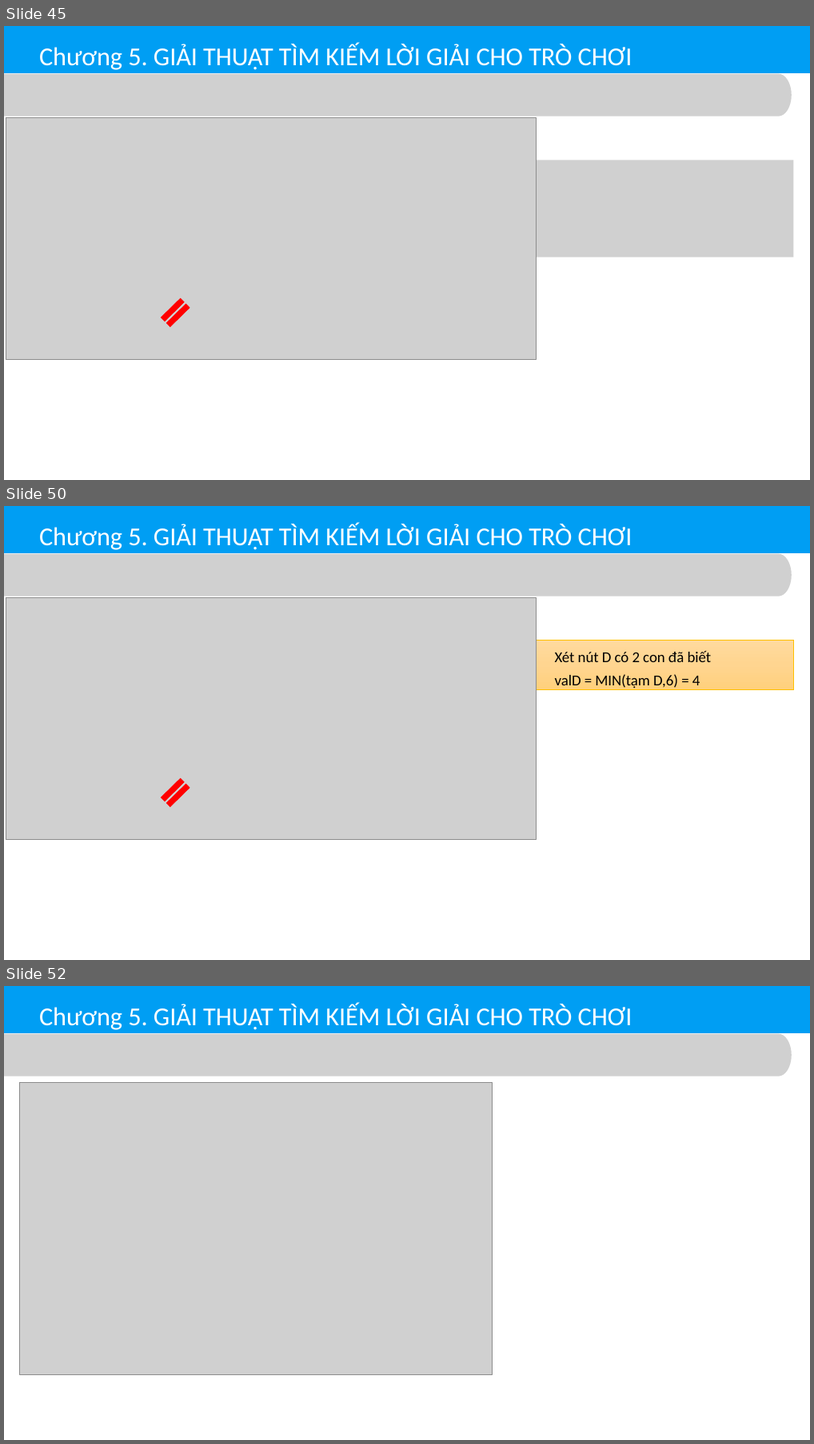
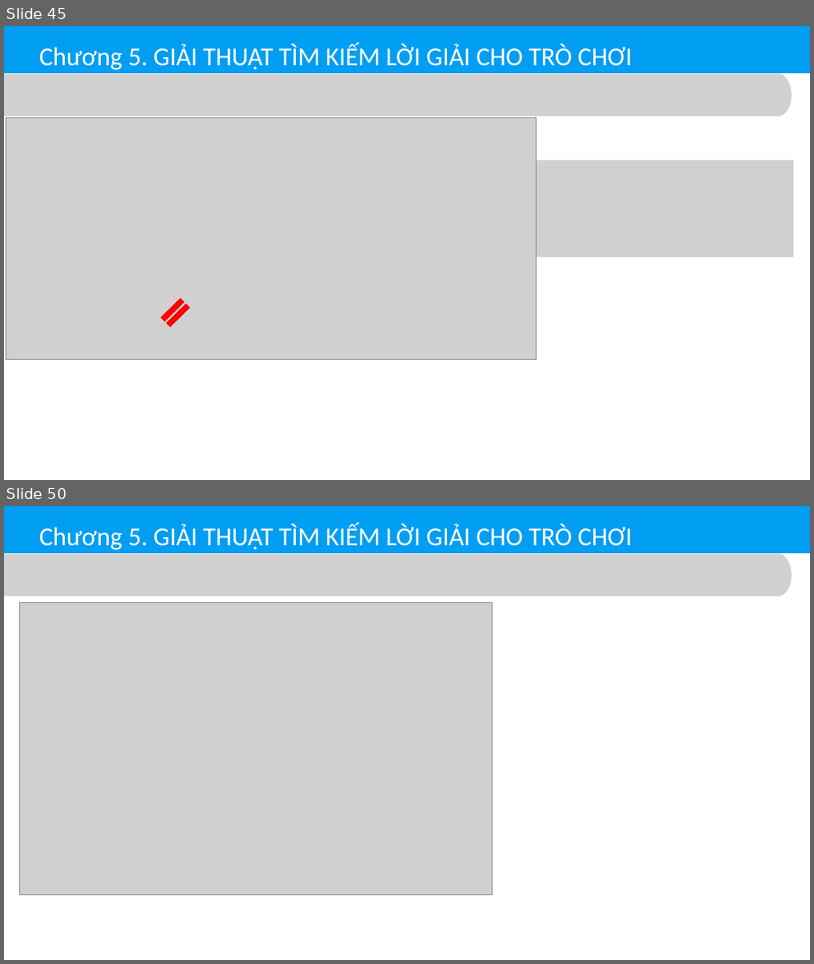
Before and after one commit to thinhdoanvu/AI, a slide deck: guide/Chuong5_Timkiem_Trochoi.pptx. Shown one above the other, each under a label of ours: slides 45, 50 and 52 before the commit, slides 45 and 50 after it; the slides between them are not shown. The pictures are 814x1444 and 814x964 pixels, drawn with LibreOffice and Linux fonts; fonts in the diff are those of the drawing; grey boxes stand for pictures. Boxes give left, top, right and bottom in pixels: in the first picture for what was removed or moved away, otherwise in the second. Text is boxed around its words. In the diff, an @@ line names an element or a change of style, - is before the commit and + after.

```diff
--- a/guide/Chuong5_Timkiem_Trochoi.pptx
+++ b/guide/Chuong5_Timkiem_Trochoi.pptx
@@ slide 50 removed at bbox=[4, 506, 810, 960], background #FFFFFF @@
@@ freeform shape removed at bbox=[4, 506, 810, 553] @@
@@ text removed at bbox=[39, 524, 633, 550] @@
-Chương 5. GIẢI THUẬT TÌM KIẾM LỜI GIẢI CHO TRÒ CHƠI
@@ picture removed at bbox=[4, 554, 792, 596] @@
@@ picture removed at bbox=[6, 597, 536, 839] @@
@@ picture removed at bbox=[217, 606, 264, 628] @@
@@ rectangle removed at bbox=[527, 640, 794, 689] @@
-    ▪ Xét nút D có 2 con đã biết
-    ▪ valD = MIN(tạm D,6) = 4
@@ picture removed at bbox=[91, 692, 139, 713] @@
@@ picture removed at bbox=[255, 692, 303, 713] @@
@@ picture removed at bbox=[433, 692, 480, 715] @@
@@ picture removed at bbox=[55, 752, 102, 775] @@
@@ picture removed at bbox=[139, 749, 186, 772] @@
@@ picture removed at bbox=[222, 752, 270, 775] @@
@@ picture removed at bbox=[303, 749, 350, 771] @@
@@ picture removed at bbox=[385, 751, 433, 773] @@
@@ picture removed at bbox=[470, 751, 518, 773] @@
@@ math equal removed at bbox=[154, 772, 196, 813] @@
@@ what was slide 52 is now slide 50 @@
```
Also in this commit, not shown: 3 slides changed, 1 other slide removed, 41 other files.
